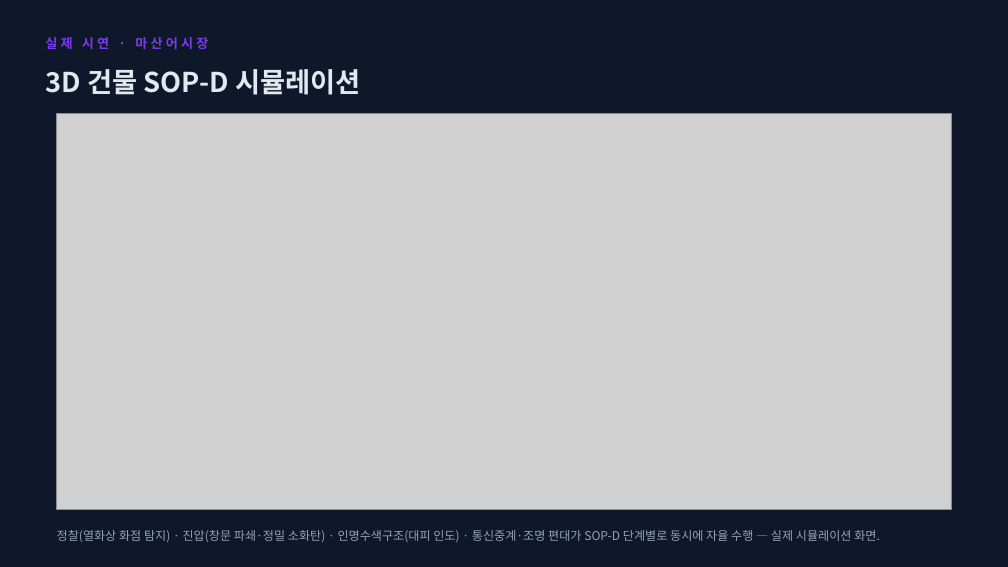
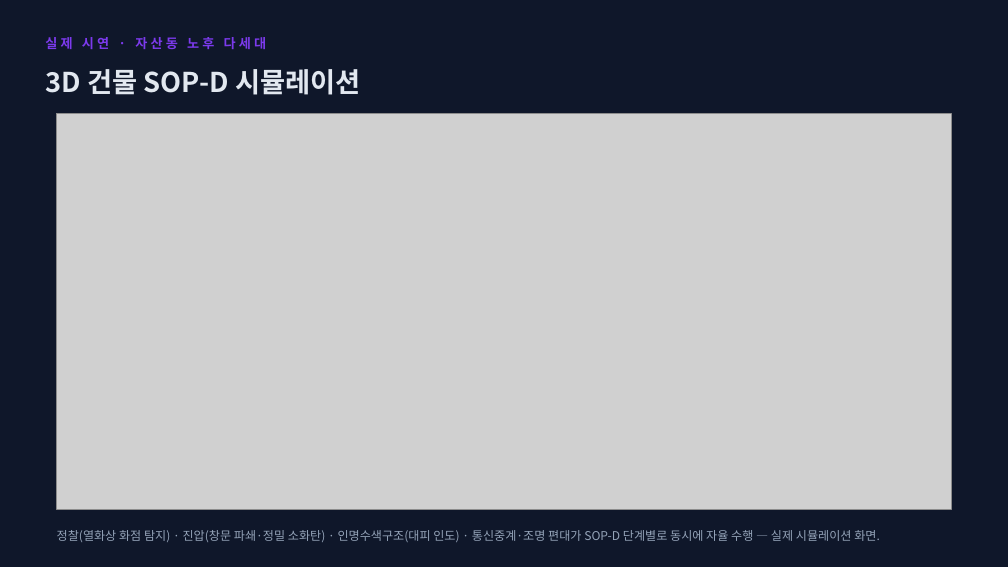
Before and after one commit to bdsm135790-png/noh, a slide deck: slide 17 of presentation/화재빅데이터_드론배치_분석리포트.pptx (slide 15 before the commit). Drawn at 1008x567 pixels with LibreOffice and Linux fonts; fonts in the diff are those of the drawing; grey boxes stand for pictures. Boxes give left, top, right and bottom in pixels: in the first picture for what was removed or moved away, otherwise in the second. Text is boxed around its words. In the diff, an @@ line names an element or a change of style, - is before the commit and + after.

```diff
--- a/presentation/화재빅데이터_드론배치_분석리포트.pptx
+++ b/presentation/화재빅데이터_드론배치_분석리포트.pptx
@@ text at [45,37,266,49]: text changed @@
-실제 시연 · 마산어시장
+실제 시연 · 자산동 노후 다세대
```
Also in this commit, not shown: 6 other slides changed, 2 slides added, 3 other files.
